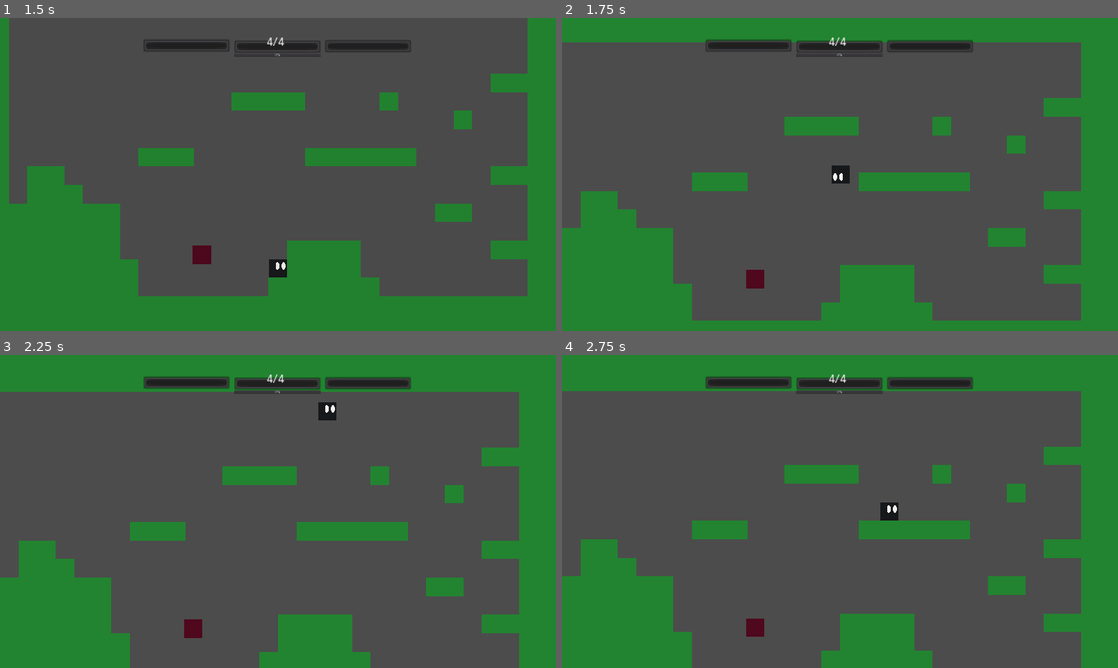
Above: before the commit, frames 1-4 (two rows, left to right).
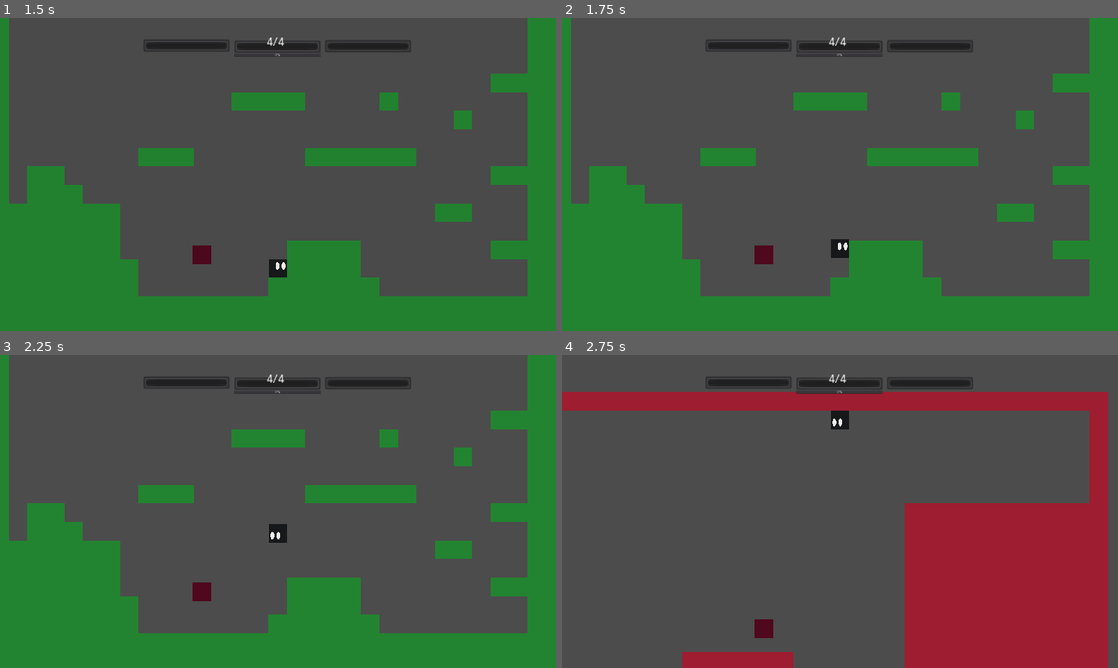
Above: after the commit, the same moments.

Repository: korvato-prime/hyperdimensional-knight
Game: Godot game, scene res://interface/TitleSceen.tscn
Same seed, same stepped clock (60 frames per second), same inputs: the game is played once before the commit and once after it.
Inputs:
- Up to frame 1 (1.5 s): click "New Game" at 0.5 s; hold Right (ui_right) from 1.28 s (still down); hold Z (confirm) from 1.28 s (still down)
- Up to frame 2 (1.75 s): keep holding Right (ui_right); keep holding Z (confirm); tap Up (jump, bound only after the commit) at 1.52 s; tap A (head, bound only before the commit) at 1.55 s
- Up to frame 3 (2.25 s): tap Up (jump, bound only after the commit) at 1.82 s; release Right (ui_right) at 2.03 s; release Z (confirm) at 2.03 s; hold Down (ui_down) from 2.03 s (still down); tap A (head, bound only before the commit) at 2.1 s
- Up to frame 4 (2.75 s): keep holding Down (ui_down); tap Up (jump, bound only after the commit) at 2.27, 2.57 s; tap Space (swap, bound only after the commit) at 2.3 s

Frame 1 is identical in both runs. In frame 2, 26% of the frame differs, in the area x 0-95%, y 0-97%; in frame 3, 32%; in frame 4, 52%, in the area x 0-100%, y 0-100%.

Commit message:
New control scheme (kb+joy)

Diff:
--- a/player/Player.gd
+++ b/player/Player.gd
@@ -8,6 +8,8 @@
 
 signal dimension_swap
 signal hit
+signal shooted
+signal punched
 
 #saltos
 var gravity_fall = 6200
--- a/player/Player_SM.gd
+++ b/player/Player_SM.gd
@@ -18,7 +18,7 @@
 	if Input.is_action_just_pressed("attack"):
 		parent.attacking()
 
-	if Input.is_action_just_pressed("confirm"):
+	if Input.is_action_just_pressed("jump"):
 		if Input.is_action_pressed("down"):
 			parent.set_collision_mask_bit(parent.DROP_THRU_BIT, false)
 		else:
@@ -26,12 +26,12 @@
 
 	if states.jump == state:
 		#frenar el salto si suelto jump_button
-		if !Input.is_action_pressed("confirm"):
+		if !Input.is_action_pressed("jump"):
 			if parent.velocity.y < 0:
 				parent.velocity.y /= 2
-	if Input.is_action_just_pressed("cancel"):
+	if Input.is_action_just_pressed("swap"):
 		parent.emit_signal("dimension_swap")
-	if Input.is_action_just_pressed("head"):
+	if Input.is_action_just_pressed("skill"):
 		if !reverted:
 			parent.gravity_fall = -6200
 			parent.gravity_jump = -4800
@@ -48,6 +48,10 @@
 			parent.UP = Vector2(0,-1)
 			parent.rotation_degrees = 0
 			reverted = false
+	if Input.is_action_just_pressed("shoot"):
+		parent.emit_signal("shooted")
+	if Input.is_action_just_pressed("punch"):
+		parent.emit_signal("punched")
 
 func _state_logic(delta):
 	if Input.is_action_just_pressed("select"):
--- a/project.godot
+++ b/project.godot
@@ -59,6 +59,20 @@
 , Object(InputEventKey,"resource_local_to_scene":false,"resource_name":"","device":0,"alt":false,"shift":false,"control":false,"meta":false,"command":false,"pressed":false,"scancode":88,"unicode":0,"echo":false,"script":null)
  ]
 }
+ui_left={
+"deadzone": 0.5,
+"events": [ Object(InputEventKey,"resource_local_to_scene":false,"resource_name":"","device":0,"alt":false,"shift":false,"control":false,"meta":false,"command":false,"pressed":false,"scancode":16777231,"unicode":0,"echo":false,"script":null)
+, Object(InputEventJoypadButton,"resource_local_to_scene":false,"resource_name":"","device":0,"button_index":14,"pressure":0.0,"pressed":false,"script":null)
+, Object(InputEventJoypadMotion,"resource_local_to_scene":false,"resource_name":"","device":0,"axis":0,"axis_value":-1.0,"script":null)
+ ]
+}
+ui_right={
+"deadzone": 0.5,
+"events": [ Object(InputEventKey,"resource_local_to_scene":false,"resource_name":"","device":0,"alt":false,"shift":false,"control":false,"meta":false,"command":false,"pressed":false,"scancode":16777233,"unicode":0,"echo":false,"script":null)
+, Object(InputEventJoypadButton,"resource_local_to_scene":false,"resource_name":"","device":0,"button_index":15,"pressure":0.0,"pressed":false,"script":null)
+, Object(InputEventJoypadMotion,"resource_local_to_scene":false,"resource_name":"","device":0,"axis":0,"axis_value":1.0,"script":null)
+ ]
+}
 confirm={
 "deadzone": 0.5,
 "events": [ Object(InputEventJoypadButton,"resource_local_to_scene":false,"resource_name":"","device":0,"button_index":0,"pressure":0.0,"pressed":false,"script":null)
@@ -71,10 +85,40 @@
 , Object(InputEventKey,"resource_local_to_scene":false,"resource_name":"","device":0,"alt":false,"shift":false,"control":false,"meta":false,"command":false,"pressed":false,"scancode":88,"unicode":0,"echo":false,"script":null)
  ]
 }
-head={
+weapon_swap={
 "deadzone": 0.5,
-"events": [ Object(InputEventJoypadButton,"resource_local_to_scene":false,"resource_name":"","device":0,"button_index":2,"pressure":0.0,"pressed":false,"script":null)
-, Object(InputEventKey,"resource_local_to_scene":false,"resource_name":"","device":0,"alt":false,"shift":false,"control":false,"meta":false,"command":false,"pressed":false,"scancode":65,"unicode":0,"echo":false,"script":null)
+"events": [ Object(InputEventKey,"resource_local_to_scene":false,"resource_name":"","device":0,"alt":false,"shift":false,"control":false,"meta":false,"command":false,"pressed":false,"scancode":16777234,"unicode":0,"echo":false,"script":null)
+, Object(InputEventJoypadButton,"resource_local_to_scene":false,"resource_name":"","device":0,"button_index":13,"pressure":0.0,"pressed":false,"script":null)
+ ]
+}
+jump={
+"deadzone": 0.5,
+"events": [ Object(InputEventKey,"resource_local_to_scene":false,"resource_name":"","device":0,"alt":false,"shift":false,"control":false,"meta":false,"command":false,"pressed":false,"scancode":16777232,"unicode":0,"echo":false,"script":null)
+, Object(InputEventJoypadButton,"resource_local_to_scene":false,"resource_name":"","device":0,"button_index":0,"pressure":0.0,"pressed":false,"script":null)
+ ]
+}
+swap={
+"deadzone": 0.5,
+"events": [ Object(InputEventKey,"resource_local_to_scene":false,"resource_name":"","device":0,"alt":false,"shift":false,"control":false,"meta":false,"command":false,"pressed":false,"scancode":32,"unicode":0,"echo":false,"script":null)
+, Object(InputEventJoypadButton,"resource_local_to_scene":false,"resource_name":"","device":0,"button_index":1,"pressure":0.0,"pressed":false,"script":null)
+ ]
+}
+shoot={
+"deadzone": 0.5,
+"events": [ Object(InputEventKey,"resource_local_to_scene":false,"resource_name":"","device":0,"alt":false,"shift":false,"control":false,"meta":false,"command":false,"pressed":false,"scancode":90,"unicode":0,"echo":false,"script":null)
+, Object(InputEventJoypadButton,"resource_local_to_scene":false,"resource_name":"","device":0,"button_index":5,"pressure":0.0,"pressed":false,"script":null)
+ ]
+}
+punch={
+"deadzone": 0.5,
+"events": [ Object(InputEventKey,"resource_local_to_scene":false,"resource_name":"","device":0,"alt":false,"shift":false,"control":false,"meta":false,"command":false,"pressed":false,"scancode":88,"unicode":0,"echo":false,"script":null)
+, Object(InputEventJoypadButton,"resource_local_to_scene":false,"resource_name":"","device":0,"button_index":4,"pressure":0.0,"pressed":false,"script":null)
+ ]
+}
+skill={
+"deadzone": 0.5,
+"events": [ Object(InputEventKey,"resource_local_to_scene":false,"resource_name":"","device":0,"alt":false,"shift":false,"control":false,"meta":false,"command":false,"pressed":false,"scancode":16777234,"unicode":0,"echo":false,"script":null)
+, Object(InputEventJoypadButton,"resource_local_to_scene":false,"resource_name":"","device":0,"button_index":2,"pressure":0.0,"pressed":false,"script":null)
  ]
 }
 
